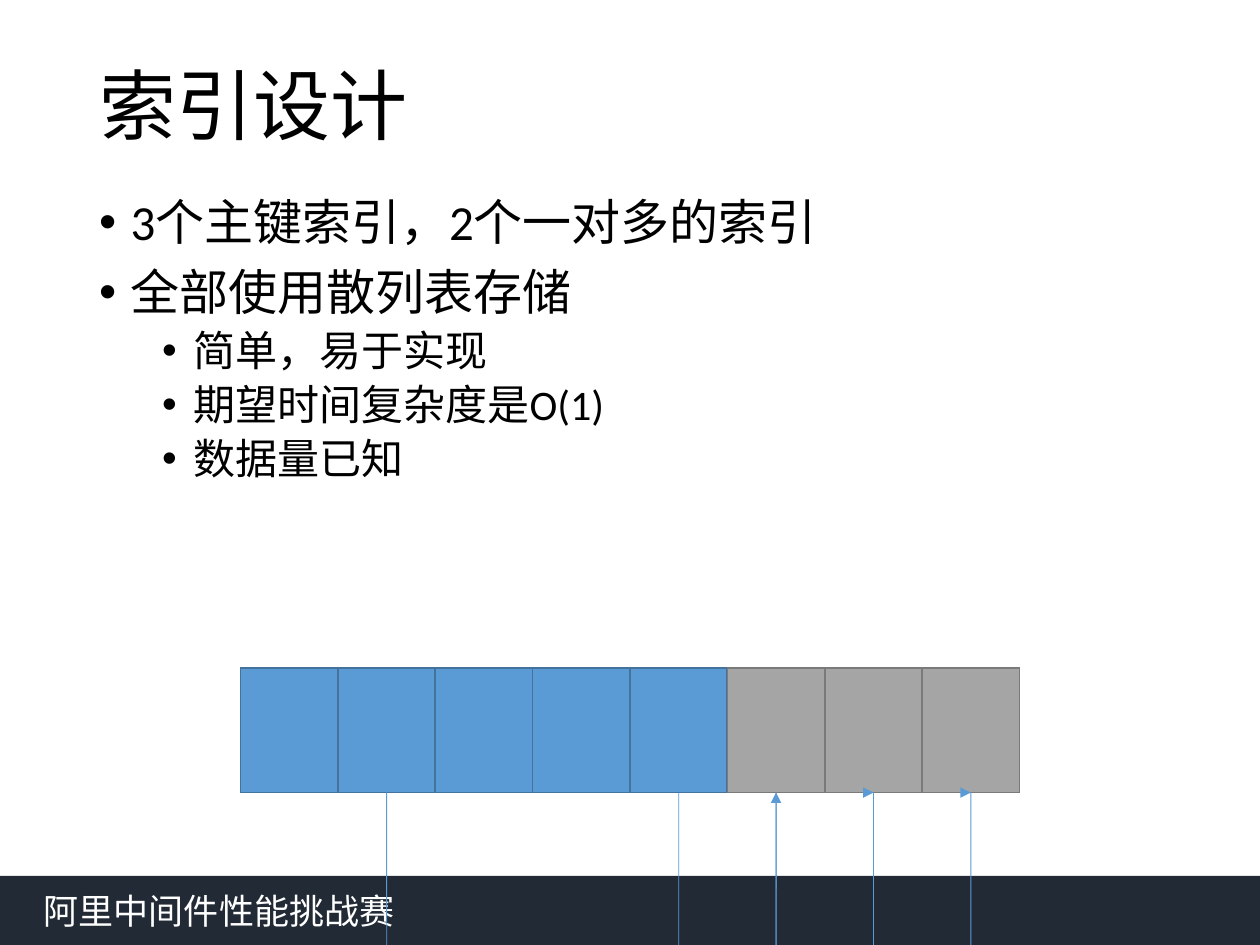
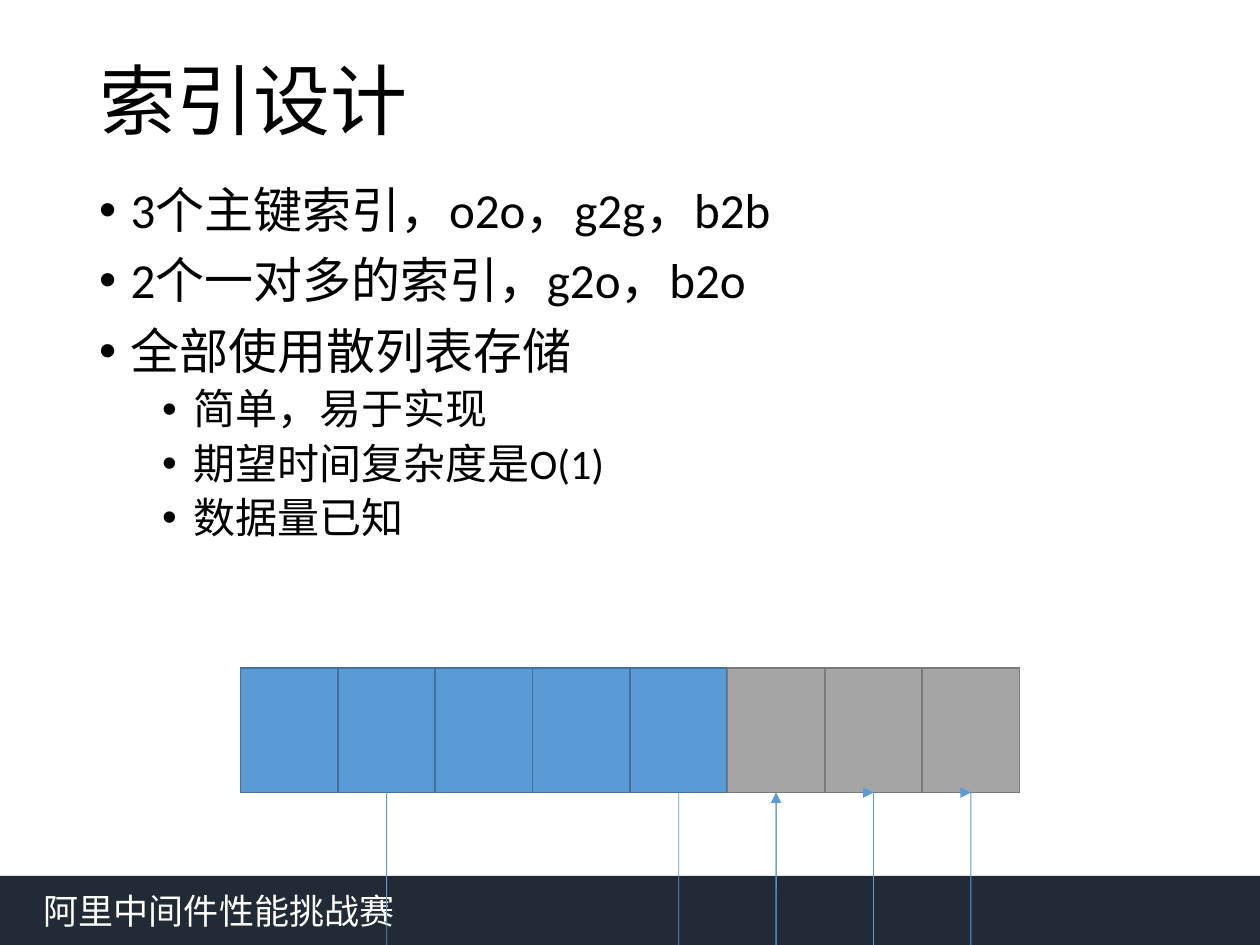
Before and after one commit to qwordy/AlibabaMiddlewareRace2, a slide deck: slide 9 of doc/中间件答辩yfy.pptx (slide 6 before the commit). Drawn at 1260x945 pixels with LibreOffice and Linux fonts; fonts in the diff are those of the drawing. Boxes give left, top, right and bottom in pixels: in the first picture for what was removed or moved away, otherwise in the second. Text is boxed around its words. In the diff, an @@ line names an element or a change of style, - is before the commit and + after.

```diff
--- a/doc/中间件答辩yfy.pptx
+++ b/doc/中间件答辩yfy.pptx
@@ title "索引设计": place and size @@
-title "索引设计" at <box>99,69,407,141</box>
+title "索引设计" at <box>99,64,407,136</box>
@@ text "3个主键索引，o2o，g2g，b2b": place and size @@
-text "3个主键索引，o2o，g2g，b2b" at <box>131,200,817,478</box>
+text "3个主键索引，o2o，g2g，b2b" at <box>131,188,771,537</box>
@@ text at <box>131,188,771,307</box>: text changed @@
-• 3个主键索引，2个一对多的索引
+• 3个主键索引，o2o，g2g，b2b
+• 2个一对多的索引，g2o，b2o
```
Also in this commit, not shown: 4 other slides changed, 13 slides added, 2 slides removed, 10 other files.
